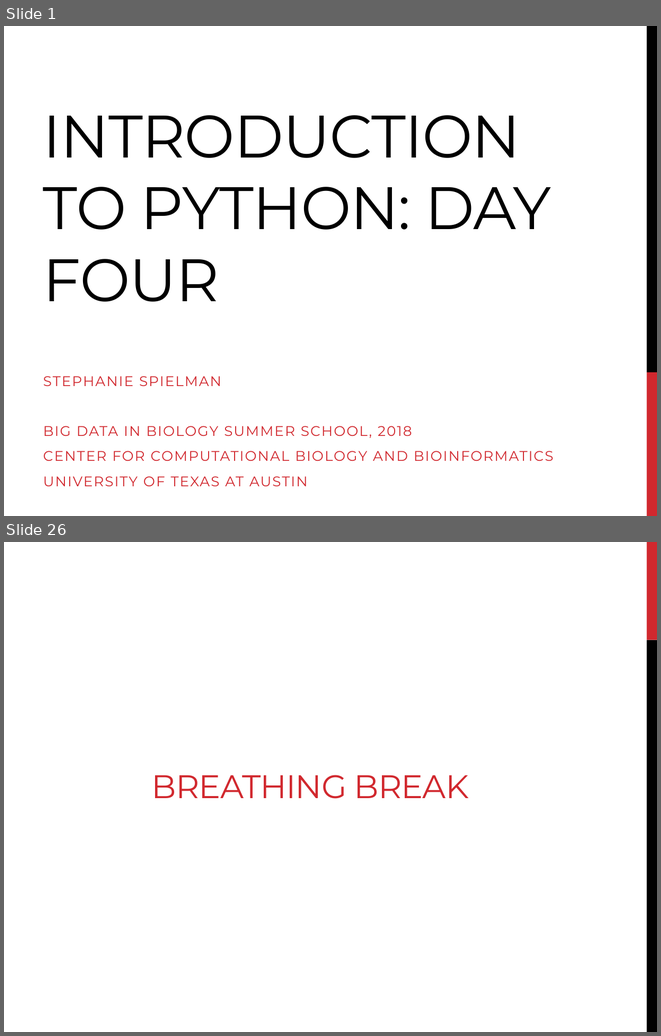
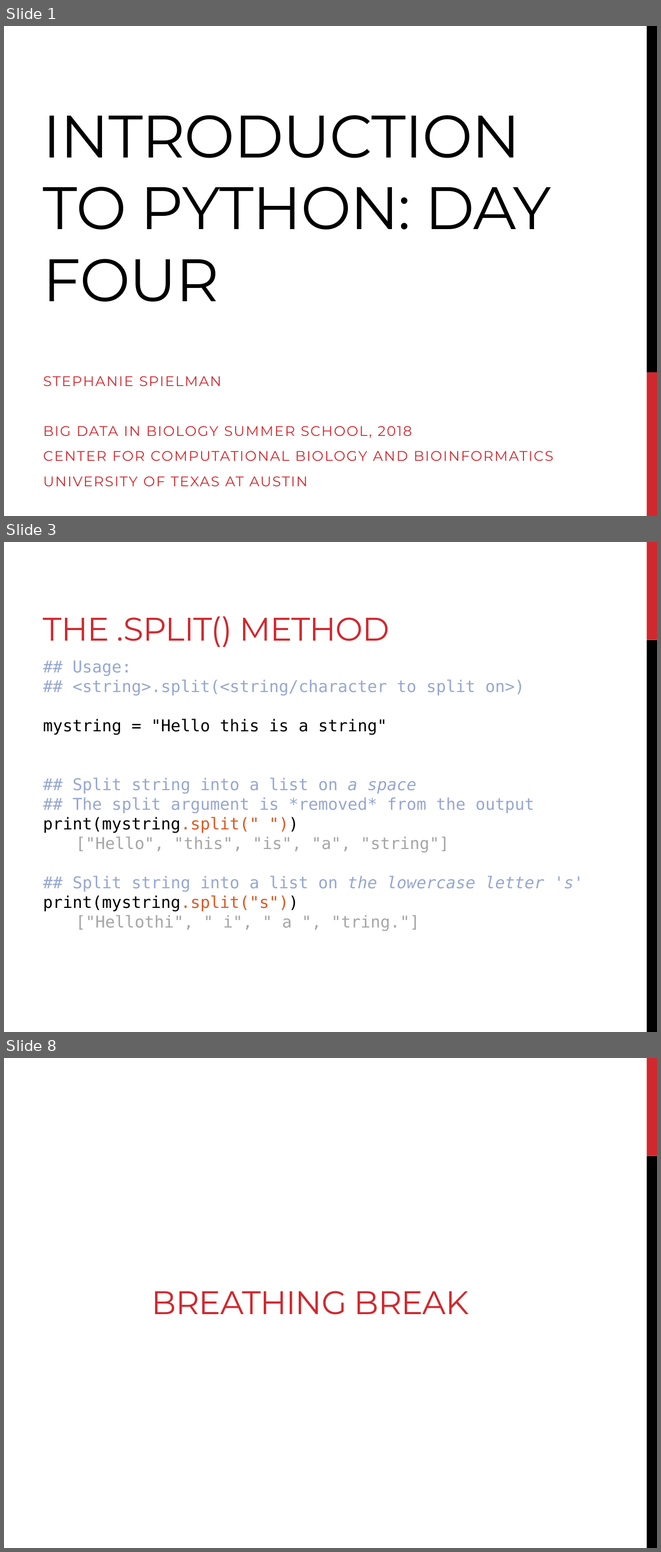
Before and after one commit to sjspielman/bdib2018_python, a slide deck: files/slides/slides_day4.pptx. Shown one above the other, each under a label of ours: slides 1 and 26 before the commit, slides 1, 3 and 8 after it; the slides between them are not shown. The pictures are 661x1036 and 661x1552 pixels, drawn with LibreOffice and Linux fonts; fonts in the diff are those of the drawing. Boxes give left, top, right and bottom in pixels: in the first picture for what was removed or moved away, otherwise in the second. Text is boxed around its words. In the diff, an @@ line names an element or a change of style, - is before the commit and + after.

```diff
--- a/files/slides/slides_day4.pptx
+++ b/files/slides/slides_day4.pptx
@@ slide 3 added at [4, 542, 657, 1032], background #FFFFFF; not listed: 2 template elements that a slide beside it also shows @@
@@ title added at [43, 616, 389, 647], 36 pt, text #D1282E @@
+THE .SPLIT() METHOD
@@ text added at [43, 660, 584, 931], 18 pt, text #97A7D0 @@
+## Usage:
+## <string>.split(<string/character to split on>)
+mystring = "Hello this is a string"
+## Split string into a list on a space
+## The split argument is *removed* from the output
+print(mystring.split(" "))
+["Hello", "this", "is", "a", "string"]
+## Split string into a list on the lowercase letter 's'
+print(mystring.split("s"))
+["Hellothi", " i", " a ", "tring."]
@@ what was slide 26 is now slide 8 @@
```
Also in this commit, not shown: 5 other slides added, 3 other files.
